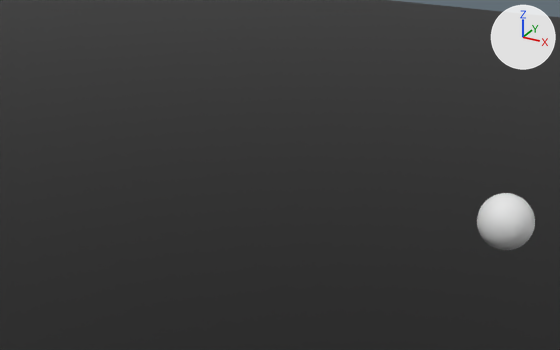
The Blender file ballbounce.blend: old version first, new version second.
Camera for both pictures: a camera (50 mm lens) standing at (1.0, -24.4, 21.4) and looking at (-12.8, 0.6, 8.9). The axes (+X, +Y, +Z) are drawn at upper right. The lights are the same throughout.
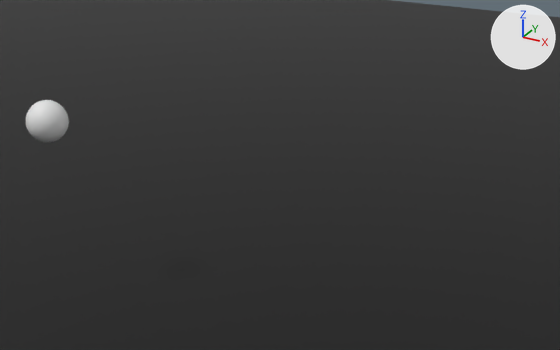
What differs and where, as boxes [x1, y1, x2, y2] in the pictures (560 x 350 px):
'Sphere', moved
    before: [477, 193, 535, 250]
    after: [26, 100, 69, 142]

The edits, one by one:
Object 'Sphere' (ob_sphere) moves from (-3.69, 0.0, 9.29) to (-24.68, 0.0, 9.29).
